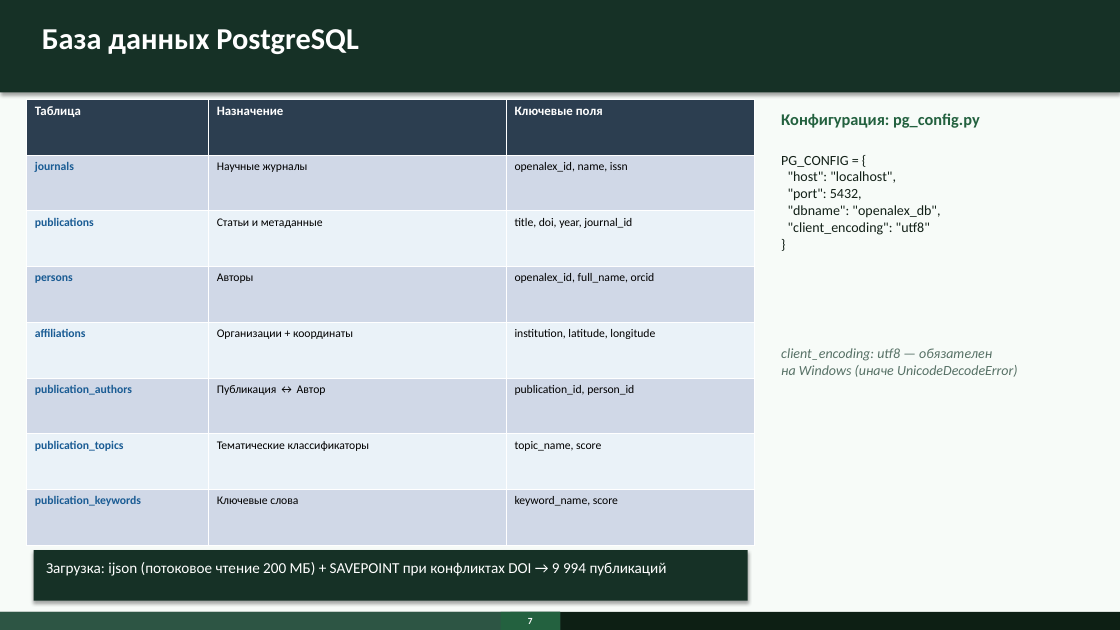
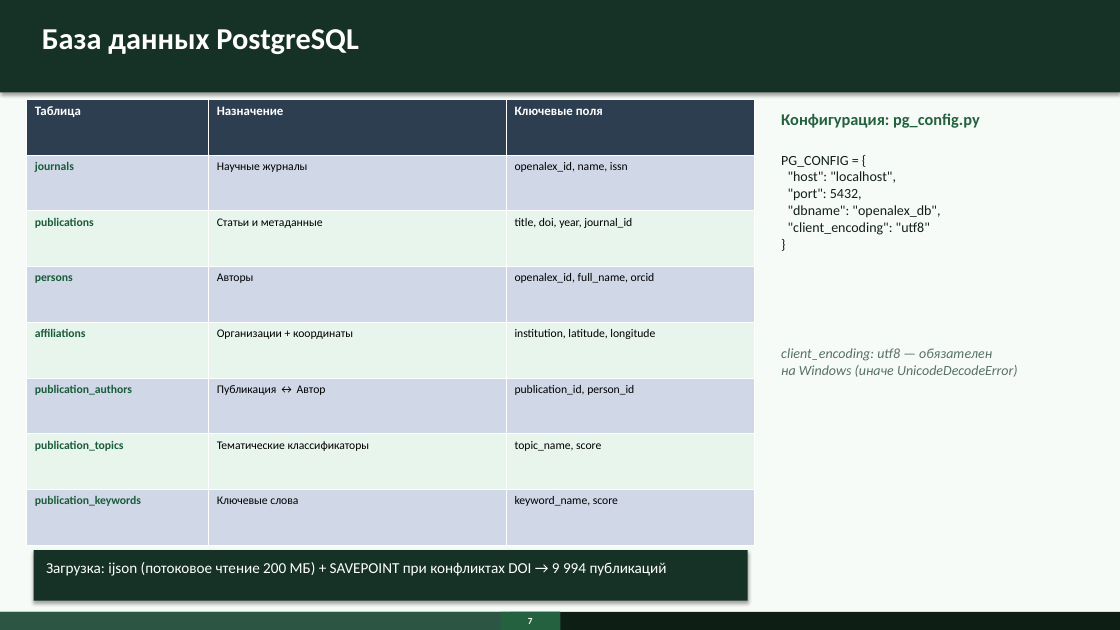
Before and after one commit to surnova2703/muiv3year, a slide deck: slide 7 of docs/Визуализация науки на основе метаданных публикаций и журналов.pptx. Drawn at 1120x630 pixels with LibreOffice and Linux fonts; fonts in the diff are those of the drawing. Boxes give left, top, right and bottom in pixels: in the first picture for what was removed or moved away, otherwise in the second. Text is boxed around its words. In the diff, an @@ line names an element or a change of style, - is before the commit and + after.

```diff
--- a/docs/Визуализация науки на основе метаданных публикаций и журналов.pptx
+++ b/docs/Визуализация науки на основе метаданных публикаций и журналов.pptx
@@ table at bbox=[26, 99, 754, 545] @@
@@ fill #EAF2F8 to #E8F5ED in 9 cells @@
@@ text colour #1A5C94 to #1A5C3A in "journals", "publications", "persons", "affiliations" and 3 more places @@
```
Also in this commit, not shown: 4 other slides changed.
